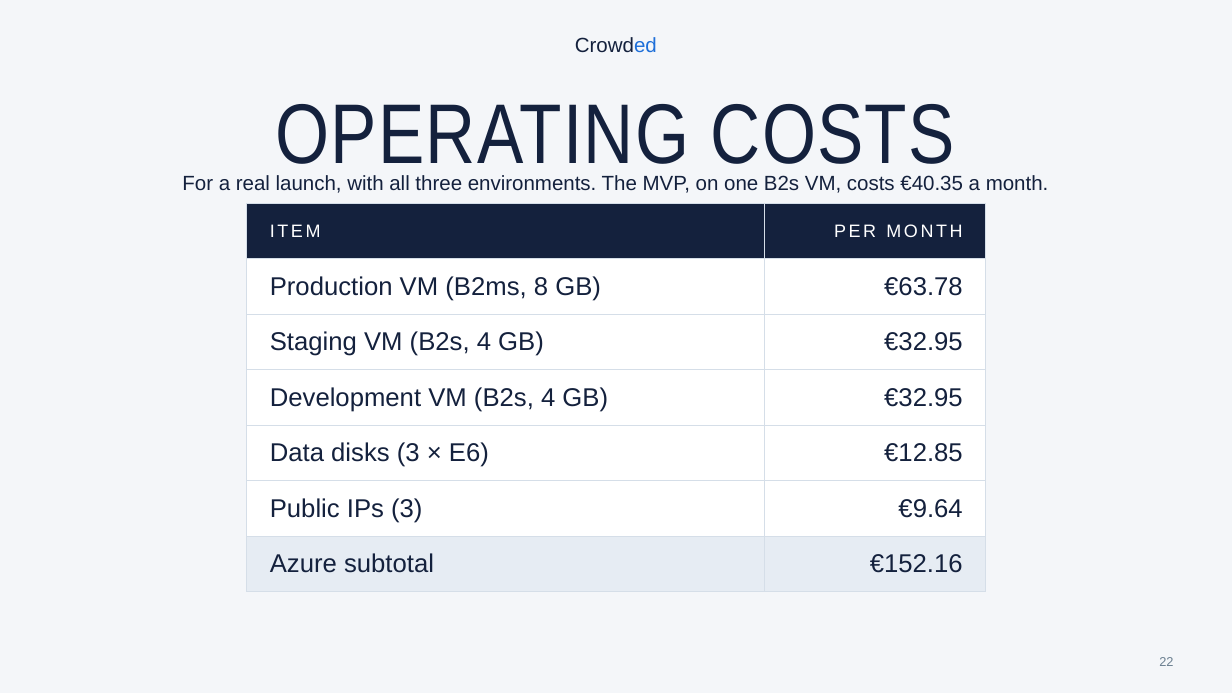
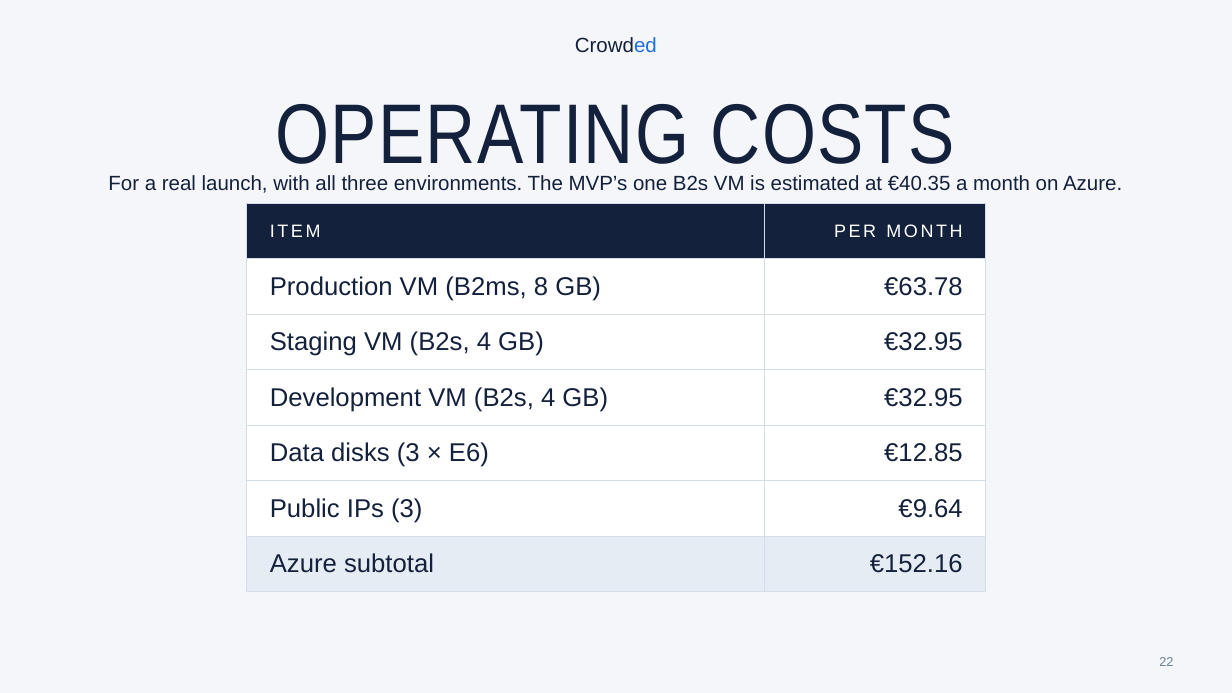
Before and after one commit to andrereis26/crowded-labdsof, a slide deck: slide 22 of docs/presentations/Sprint1/Crowded_LABDSOF_Presentation_Sprint1_Full.pptx. Drawn at 1232x693 pixels with LibreOffice and Linux fonts; fonts in the diff are those of the drawing. Boxes give left, top, right and bottom in pixels: in the first picture for what was removed or moved away, otherwise in the second. Text is boxed around its words. In the diff, an @@ line names an element or a change of style, - is before the commit and + after.

Commit message:
docs(#12): state the MVP cost as an Azure estimate

```diff
--- a/docs/presentations/Sprint1/Crowded_LABDSOF_Presentation_Sprint1_Full.pptx
+++ b/docs/presentations/Sprint1/Crowded_LABDSOF_Presentation_Sprint1_Full.pptx
@@ text at (108, 175, 1122, 193): text changed @@
-For a real launch, with all three environments. The MVP, on one B2s VM, costs €40.35 a month.
+For a real launch, with all three environments. The MVP’s one B2s VM is estimated at €40.35 a month on Azure.
```
Also in this commit, not shown: 1 other file.
